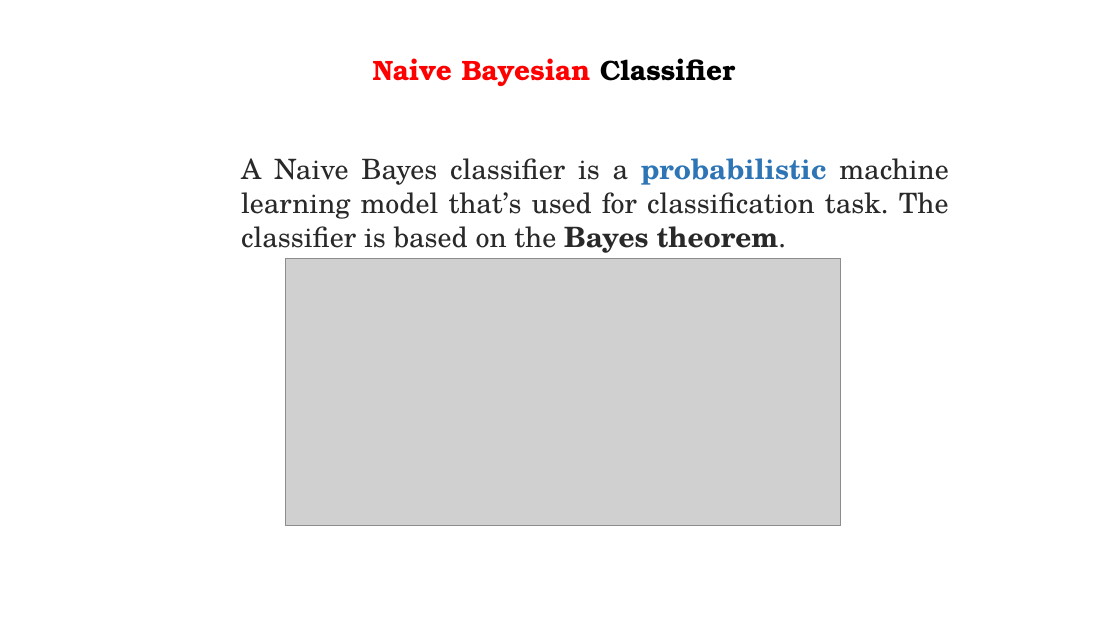
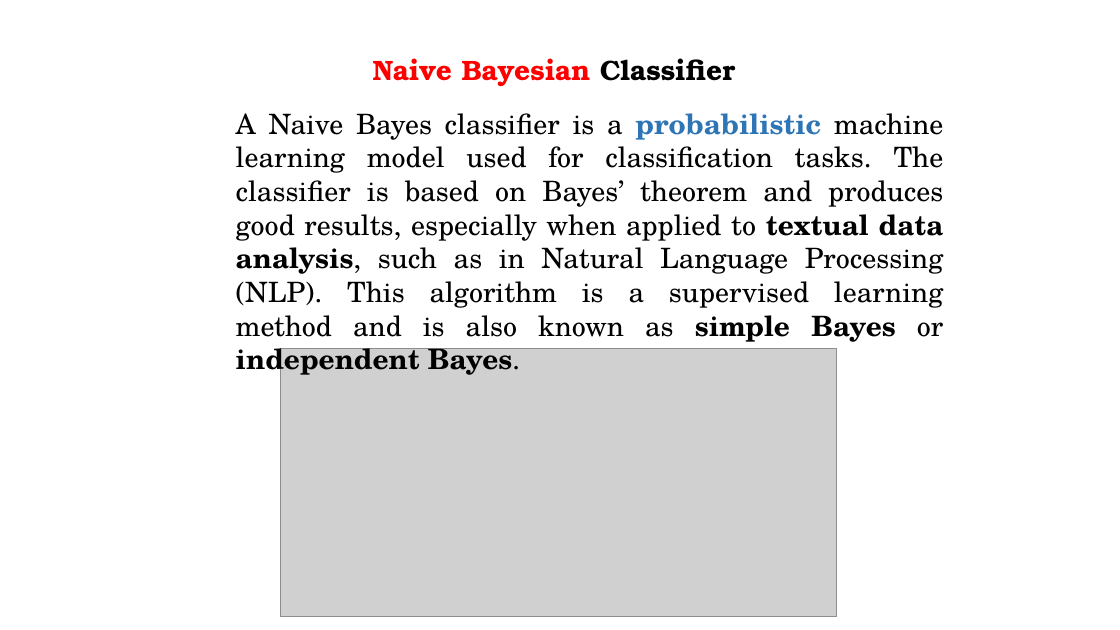
Before and after one commit to gmrr40058/data-science-ml-python-ostad, a slide deck: slide 2 of Class Modules/Module 14_Machine Learning-K Means Clustering, Time Seires Analysis/Class 2_Naive Bayesian Classifier/Naive Bayesian Classifier.pptx (slide 1 before the commit). Drawn at 1120x630 pixels with LibreOffice and Linux fonts; fonts in the diff are those of the drawing; grey boxes stand for pictures; background and template pictures are left out. Boxes give left, top, right and bottom in pixels: in the first picture for what was removed or moved away, otherwise in the second. Text is boxed around its words. In the diff, an @@ line names an element or a change of style, - is before the commit and + after.

Commit message:
Modified

```diff
--- a/Class Modules/Module 14_Machine Learning-K Means Clustering, Time Seires Analysis/Class 2_Naive Bayesian Classifier/Naive Bayesian Classifier.pptx
+++ b/Class Modules/Module 14_Machine Learning-K Means Clustering, Time Seires Analysis/Class 2_Naive Bayesian Classifier/Naive Bayesian Classifier.pptx
@@ text at box(236, 113, 944, 342): text changed; text colour #292929 to #000000 @@
-A Naive Bayes classifier is a probabilistic machine learning model that’s used for classification task. The classifier is based on the Bayes theorem.
+A Naive Bayes classifier is a probabilistic machine learning model used for classification tasks. The classifier is based on Bayes’ theorem and produces good results, especially when applied to textual data analysis, such as in Natural Language Processing (NLP). This algorithm is a supervised learning method and is also known as simple Bayes or independent Bayes.
@@ picture: place and size @@
-picture at box(285, 258, 841, 526)
+picture at box(281, 349, 837, 617)
```
Also in this commit, not shown: 1 other slide changed, 1 slide added.
